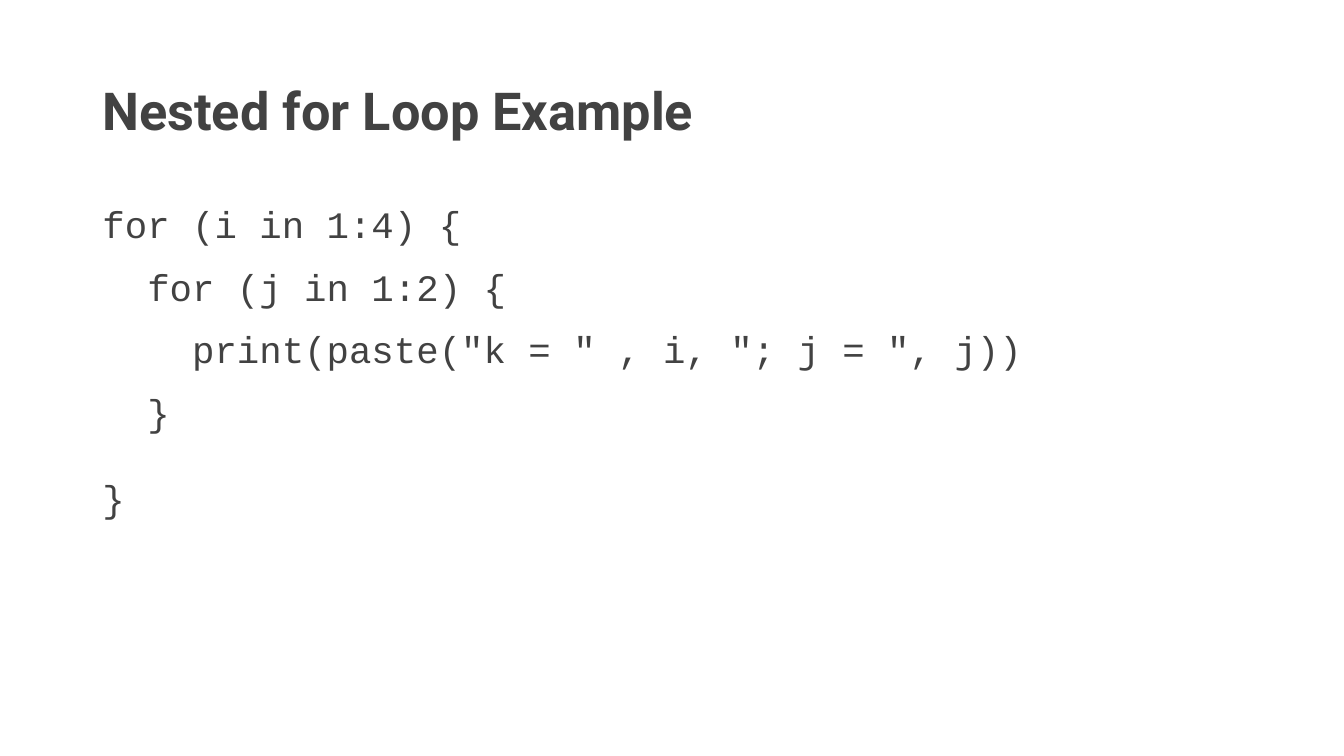
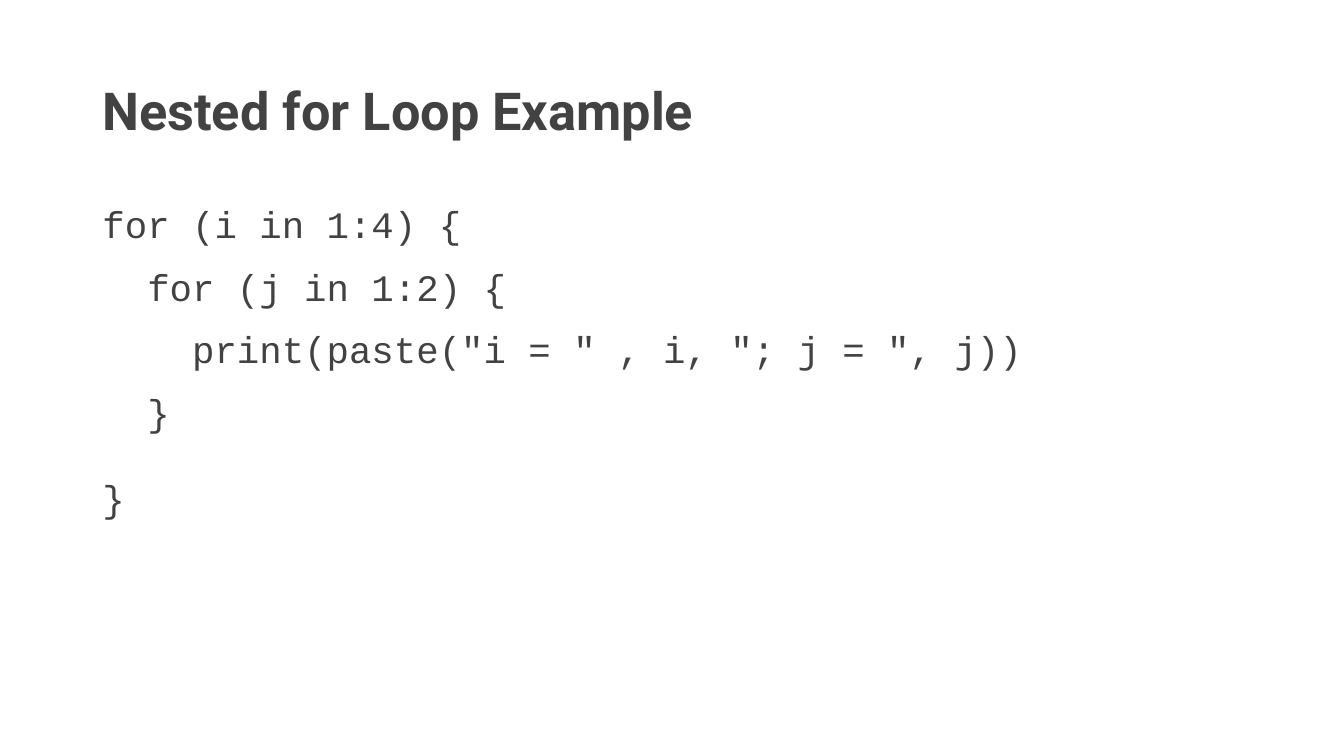
Before and after one commit to AN08622/Team3-Project, a slide deck: slide 11 of Team 3-Machine Learning For Loops Presentation.pptx. Drawn at 1344x756 pixels with LibreOffice and Linux fonts; fonts in the diff are those of the drawing. Boxes give left, top, right and bottom in pixels: in the first picture for what was removed or moved away, otherwise in the second. Text is boxed around its words. In the diff, an @@ line names an element or a change of style, - is before the commit and + after.

```diff
--- a/Team 3-Machine Learning For Loops Presentation.pptx
+++ b/Team 3-Machine Learning For Loops Presentation.pptx
@@ text at [192,337,1022,371]: text changed @@
-print(paste("k = " , i, "; j = ", j))
+print(paste("i = " , i, "; j = ", j))
```
Also in this commit, not shown: 1 other slide changed.
